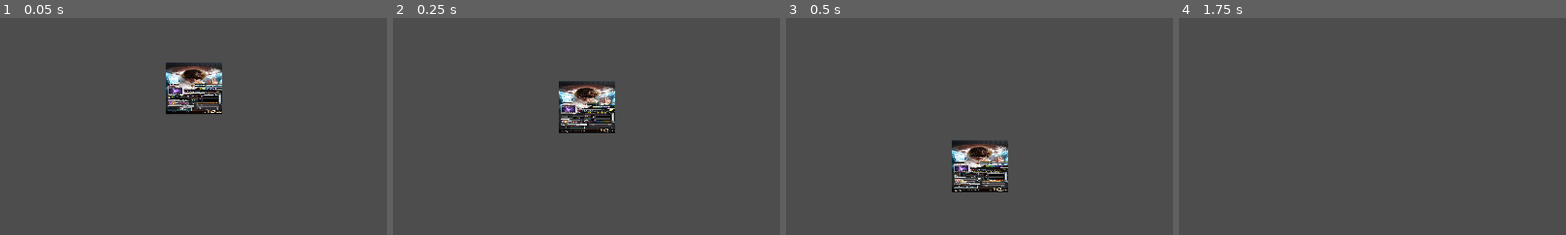
Above: before the commit, frames 1-4 (left to right).
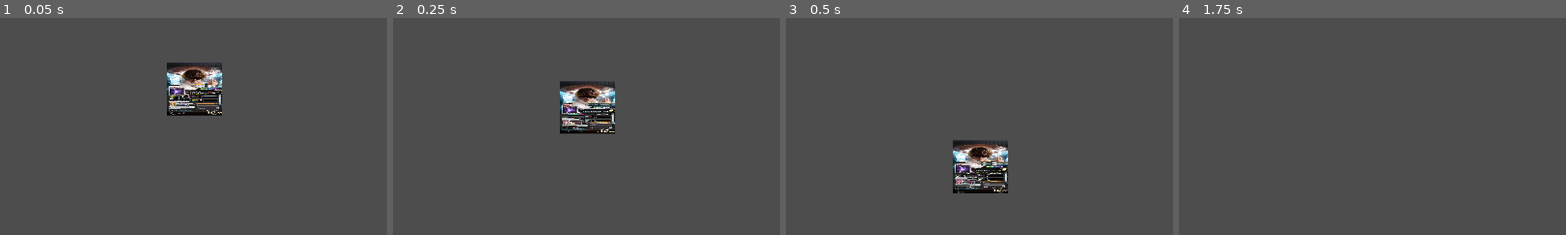
Above: after the commit, the same moments.

Repository: HimeWoo/untitled-paint-game
Game: Godot game, scene res://scenes/Interactables/pushbox.tscn
The game is run twice, just before and just after one commit, with the same random seed, the same clock (stepped at 60 frames per second) and the same inputs. This scene is started directly instead of the project's main scene.
Inputs (mouse positions are % of the whole screen's width and height, from its top left):
- Up to frame 1 (0.05 s): no input
- Up to frame 2 (0.25 s): no input
- Up to frame 3 (0.5 s): no input
- Up to frame 4 (1.75 s): tap Enter (ui_accept) at 0.5, 1.25 s; move the mouse to (72, 45) at 0.52 s; hold Right (ui_right) from 0.53 s (still down); tap Shift (dash) at 0.6 s; click (72, 45) at 0.67 s; tap Space (jump) at 0.77, 1.52 s; move the mouse to (30, 55) at 1.27 s; tap J (melee_attack) at 1.35 s
The pictures show only the part of the screen within x 8-58%, y 50-100%; the shares and areas given below are measured in that part.

The runs differ from the first frame. In frame 1, 1.9% of the frame differs, in the area x 42-58%, y 20-46%; in frame 2, 1.7%; in frame 3, 1.7%; in frame 4, nothing differs.

Commit message:
Rebase
Rebase

Diff:
--- a/untitled-paint-game/scenes/Interactables/pushbox.tscn
+++ b/untitled-paint-game/scenes/Interactables/pushbox.tscn
@@ -17,6 +17,6 @@
 shape = SubResource("RectangleShape2D_sp2it")
 
 [node name="Sprite2D" type="Sprite2D" parent="."]
-position = Vector2(382, 429.00003)
-scale = Vector2(0.077777795, 0.040104166)
+position = Vector2(383, 429.75)
+scale = Vector2(0.07592594, 0.04088539)
 texture = ExtResource("2_vfh5y")
--- a/untitled-paint-game/scripts/interactables/push_box.gd
+++ b/untitled-paint-game/scripts/interactables/push_box.gd
@@ -3,7 +3,7 @@
 
 # Called when the node enters the scene tree for the first time.
 func _ready() -> void:
-	pass # Replace with function body.
+	pass # Replace with function body. testest
 
 
 # Called every frame. 'delta' is the elapsed time since the previous frame.
